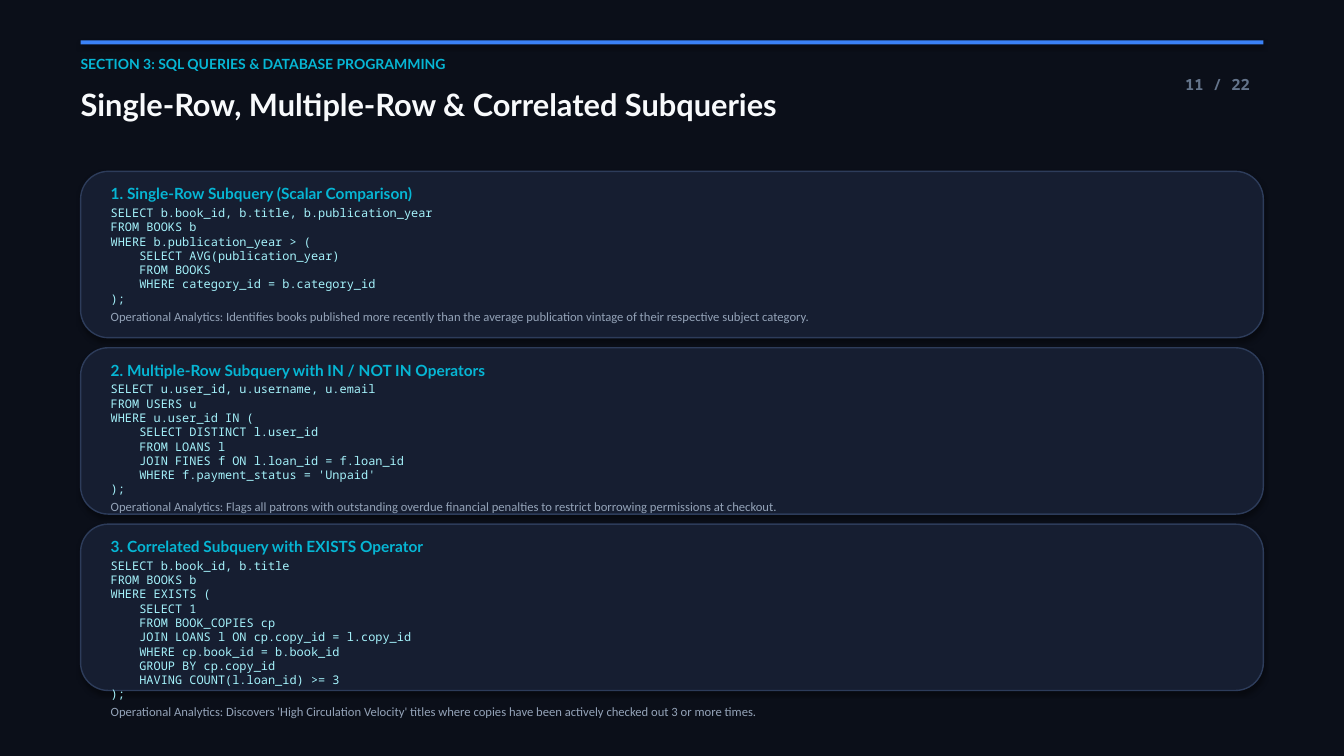
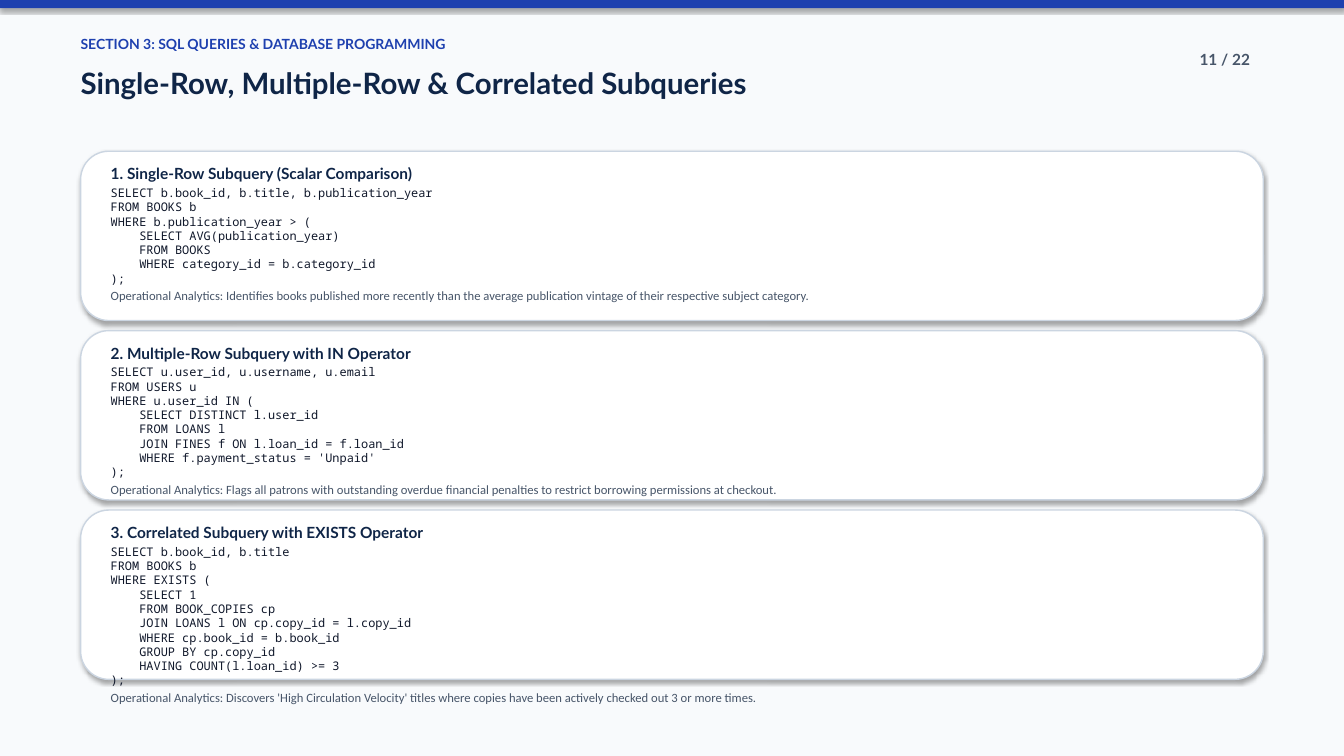
Before and after one commit to Karthi16-png/LIBRARAY-MANAGEMENT-SYSTEM, a slide deck: slide 11 of VITCC_Library_Management_System_Presentation.pptx. Drawn at 1344x756 pixels with LibreOffice and Linux fonts; fonts in the diff are those of the drawing. Boxes give left, top, right and bottom in pixels: in the first picture for what was removed or moved away, otherwise in the second. Text is boxed around its words. In the diff, an @@ line names an element or a change of style, - is before the commit and + after.

Commit message:
style: redesign presentation with clean professional college student academic styling

```diff
--- a/VITCC_Library_Management_System_Presentation.pptx
+++ b/VITCC_Library_Management_System_Presentation.pptx
@@ rectangle at bbox=[0, 0, 1344, 756]: fill #0B0F19 to #F8FAFC @@
@@ rectangle: place and size @@
-rectangle at bbox=[81, 40, 1263, 44]
+rectangle at bbox=[0, 0, 1344, 8]
@@ rectangle at bbox=[0, 0, 1344, 8]: fill #3B82F6 to #1E40AF @@
@@ text "SECTION 3: SQL QUERIES & ...": place and size @@
-text "SECTION 3: SQL QUERIES & ..." at bbox=[81, 59, 446, 71]
+text "SECTION 3: SQL QUERIES & ..." at bbox=[81, 38, 446, 51]
@@ text "SECTION 3: SQL QUERIES & ..." at bbox=[81, 38, 446, 51]: text colour #06B6D4 to #1E40AF @@
@@ text "11 / 22": place and size @@
-text "11 / 22" at bbox=[1185, 79, 1250, 90]
+text "11 / 22" at bbox=[1200, 54, 1250, 65]
@@ text "11 / 22" at bbox=[1200, 54, 1250, 65]: font Noto Sans Mono to Lato, text colour #64748B to #475569 @@
@@ text "Single-Row, Multiple-Row & Correlated Subqueries": place and size @@
-text "Single-Row, Multiple-Row & Correlated Subqueries" at bbox=[81, 93, 777, 122]
+text "Single-Row, Multiple-Row & Correlated Subqueries" at bbox=[81, 72, 746, 100]
@@ text "Single-Row, Multiple-Row & Correlated Subqueries" at bbox=[81, 72, 746, 100]: size 22 to 21 pt, text colour #F8FAFC to #0F2547 @@
@@ rounded rectangle: place and size @@
-rounded rectangle at bbox=[81, 171, 1263, 338]
+rounded rectangle at bbox=[81, 151, 1263, 321]
@@ fill #161E31 to #FFFFFF; outline #2D3C5A 1 pt to #CBD5E1 1 pt in 3 elements at bbox=[81, 510, 1263, 680], bbox=[81, 331, 1263, 500], bbox=[81, 151, 1263, 321] @@
@@ text "1. Single-Row Subquery (Scalar Comparison)": place and size @@
-text "1. Single-Row Subquery (Scalar Comparison)" at bbox=[111, 187, 809, 323]
+text "1. Single-Row Subquery (Scalar Comparison)" at bbox=[111, 167, 809, 302]
@@ text "1. Single-Row Subquery (Scalar Comparison)" at bbox=[111, 167, 809, 302]: text colour #06B6D4 to #0F2547 in "1. Single-Row Subquery (Scalar Comparison)"; text colour #A5F3FC to #0F172A in "SELECT b.book_id, b.title, b.publication_year FROM BOOKS b ..."; text colour #94A3B8 to #475569 in "Operational Analytics: Identifies books published more recen ..." @@
@@ rounded rectangle: place and size @@
-rounded rectangle at bbox=[81, 348, 1263, 514]
+rounded rectangle at bbox=[81, 331, 1263, 500]
@@ text "2. Multiple-Row Subquery with IN ...": place and size @@
-text "2. Multiple-Row Subquery with IN ..." at bbox=[111, 364, 777, 515]
+text "2. Multiple-Row Subquery with IN ..." at bbox=[111, 347, 777, 496]
@@ text at bbox=[111, 347, 411, 362]: text changed; text colour #06B6D4 to #0F2547 @@
-2. Multiple-Row Subquery with IN / NOT IN Operators
+2. Multiple-Row Subquery with IN Operator
@@ text at bbox=[111, 367, 777, 496]: text colour #A5F3FC to #0F172A in "SELECT u.user_id, u.username, u.email FROM USERS u ..."; text colour #94A3B8 to #475569 in "Operational Analytics: Flags all patrons with outstanding ..." @@
@@ rounded rectangle: place and size @@
-rounded rectangle at bbox=[81, 524, 1263, 691]
+rounded rectangle at bbox=[81, 510, 1263, 680]
@@ text "3. Correlated Subquery with EXISTS ...": place and size @@
-text "3. Correlated Subquery with EXISTS ..." at bbox=[111, 540, 756, 718]
+text "3. Correlated Subquery with EXISTS ..." at bbox=[111, 526, 756, 704]
@@ text "3. Correlated Subquery with EXISTS ..." at bbox=[111, 526, 756, 704]: text colour #06B6D4 to #0F2547 in "3. Correlated Subquery with EXISTS Operator"; text colour #A5F3FC to #0F172A in "SELECT b.book_id, b.title FROM BOOKS b WHERE ..."; text colour #94A3B8 to #475569 in "Operational Analytics: Discovers 'High Circulation Velocity' ..." @@
```
Also in this commit, not shown: 21 other slides changed, 1 other file.
